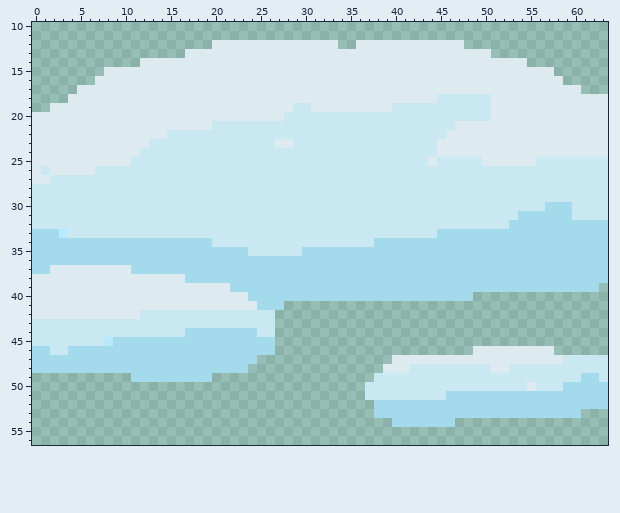
One commit to this pixel-art sprite: images/cloud2.png. That is the earlier state.
The file is 64x64 pixels. Shown: x 0..63, y 10..56.
And afterwards:
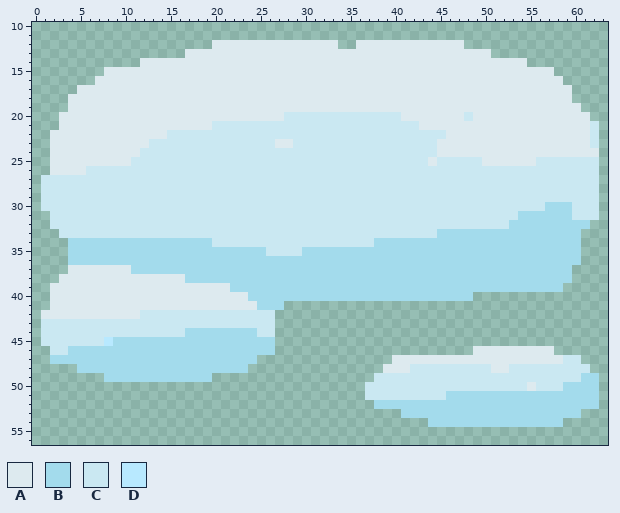
Palette (. is transparent): A #ddeaef  B #a3dbec  C #cae8f2  D #b8e9ff
Changes in this commit:
Colour C becomes colour A in row 18 at x 45 to 50; in row 19 at x 29 to 30 and 40 to 50; in row 20 at x 41 to 47 and 49 to 50; in row 21 at x 43 to 46.
The author put colour B in row 49 at x 8 to 10; in row 54 at x 47 to 58.
Colour C becomes colour B in row 35 at x 24 to 25.
Colour A becomes colour C in rows 21 to 23 at x 62; in row 26 at x 6; in row 27 at x 1.
Colour D becomes colour C in row 33 at x 3.
Colour A is removed in row 17 at x 60; in row 18 at x 60 to 63; in row 19 at x 2 to 3 and 61 to 63; in row 20 at x 0 to 2 and 62 to 63; in row 21 at x 0 to 2 and 63; in rows 22 to 24 at x 0 to 1 and 63.
Colour A is removed in row 25 at x 0 to 1; in rows 26 to 27 at x 0; in row 37 at x 2 to 3; in row 38 at x 0 to 2; in rows 39 to 41 at x 0 to 1; in row 42 at x 0.
Colour B is removed in row 32 at x 62 to 63; in row 33 at x 0 to 2 and 61 to 63; in rows 34 to 36 at x 0 to 3 and 61 to 63; in row 37 at x 0 to 1 and 60 to 63; in row 38 at x 60 to 63; in row 39 at x 59 to 62.
Colour B is removed in rows 46 to 47 at x 0 to 1; in row 48 at x 0 to 4; in rows 50 to 52 at x 63; in row 53 at x 38 to 40; in row 54 at x 40 to 43.
Colour C is removed in row 25 at x 63; in row 26 at x 1 and 63; in row 27 at x 63; in rows 28 to 30 at x 0 and 63; in row 31 at x 0 to 1 and 63; in row 32 at x 0 to 1.
Colour C is removed in rows 43 to 45 at x 0; in row 47 at x 61 to 63; in row 48 at x 62 to 63; in row 49 at x 63.
